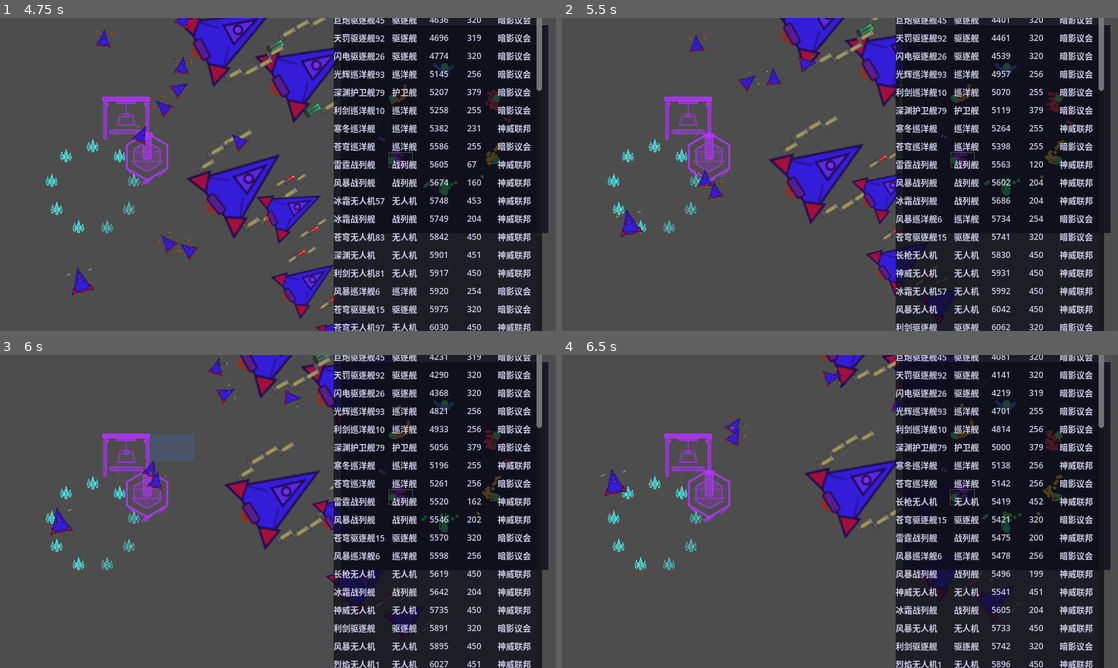
Above: before the commit, frames 1-4 (two rows, left to right).
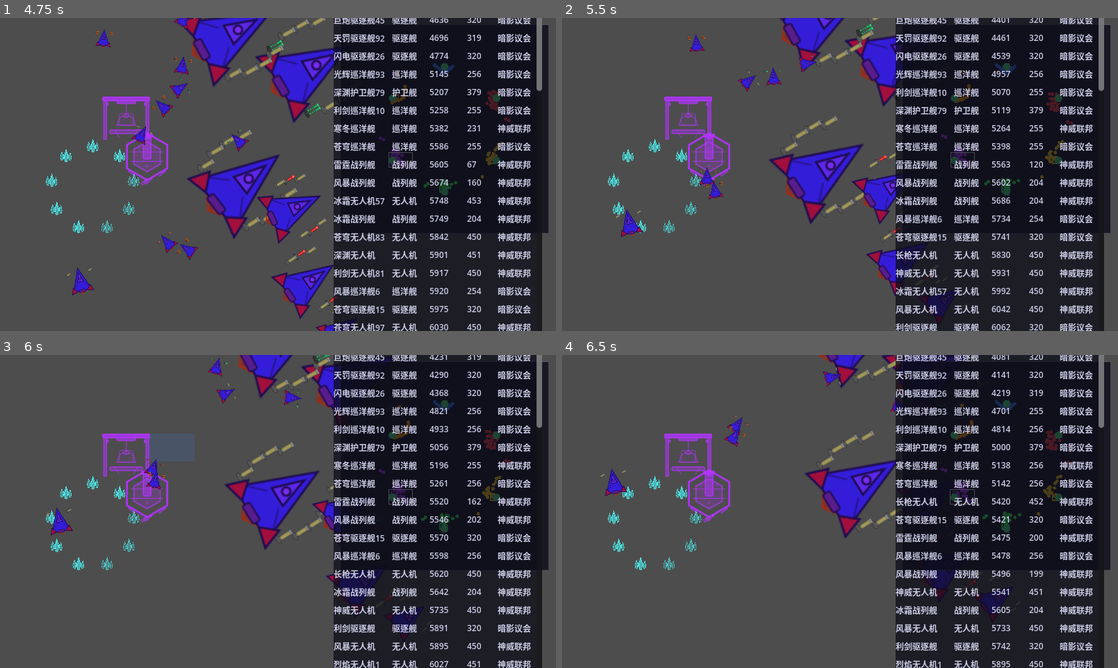
Above: after the commit, the same moments.

Repository: ZhanXuzhao/SpaceRTS
Game: Godot game, scene res://scenes/main.tscn
Same seed, same stepped clock (60 frames per second), same inputs: the game is played once before the commit and once after it.
Inputs (mouse positions are in pixels of both pictures, inside the frame that each line leads up to):
- Up to frame 1 (4.75 s): tap Enter at 0.5 s; move the mouse to (400, 158) at 0.52 s; hold W 0.53-1.25 s; tap Z at 0.6 s; click (400, 158) at 0.67 s; drag from (166, 190) to (127, 121) at 1.27 s; move the mouse to (333, 105) at 2.02 s; hold W 2.03-2.75 s; tap C at 2.1 s; drag from (250, 237) to (127, 121) at 2.77 s; move the mouse to (444, 221) at 3.52 s; hold A 3.53-4.25 s; tap B at 3.6 s; drag from (111, 127) to (50, 180) at 4.27 s
- Up to frame 2 (5.5 s): move the mouse to (867, 174) at 5.02 s; hold A from 5.03 s (still down); tap Q at 5.1 s; click (867, 174) at 5.17 s
- Up to frame 3 (6 s): release A at 5.75 s; drag from (194, 433) to (50, 517) at 5.77 s
- Up to frame 4 (6.5 s): no input

Frame 1 is identical in both runs. In frame 2, less than 0.1% of the frame differs, in the area x 24-28%, y 47-54%; in frame 3, 0.2%, in the area x 25-81%, y 33-71%; in frame 4, 0.2%.

Commit message:
矿船无视体积可重叠（分离力跳过矿船）

Diff:
--- a/scripts/unit_movement.gd
+++ b/scripts/unit_movement.gd
@@ -126,6 +126,9 @@
 
 ## 计算分离力方向（供移动和环绕共用）
 static func _compute_separation(unit) -> Vector2:
+	# 矿船无视体积，可以重叠
+	if unit._is_miner:
+		return Vector2.ZERO
 	var sep_radius = unit.collision_shape.shape.size.length() * 1.2
 	var sep_dir = Vector2.ZERO
 	var space_state = unit.get_world_2d().direct_space_state
@@ -142,7 +145,7 @@
 		var other = r.collider
 		if other == unit or not is_instance_valid(other) or not other is Unit:
 			continue
-		if other.hull <= 0:
+		if other.hull <= 0 or other._is_miner:
 			continue
 		var own_radius = unit.collision_shape.shape.size.length() * 0.5
 		var other_radius = other.collision_shape.shape.size.length() * 0.5
